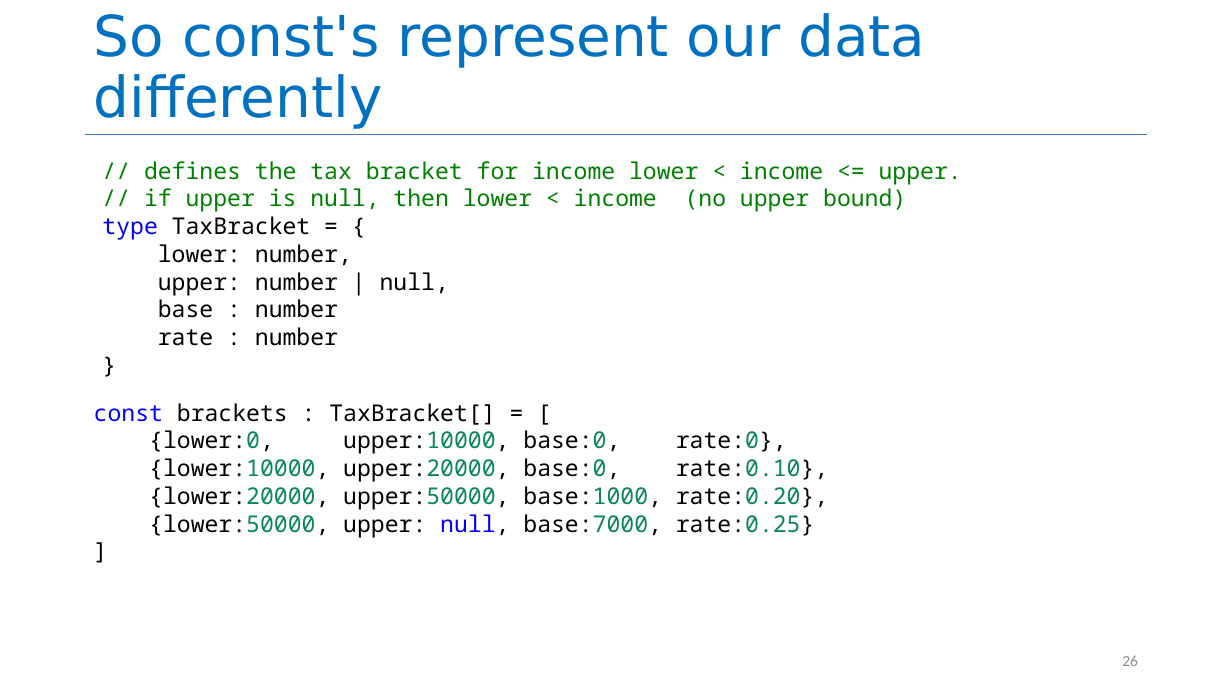
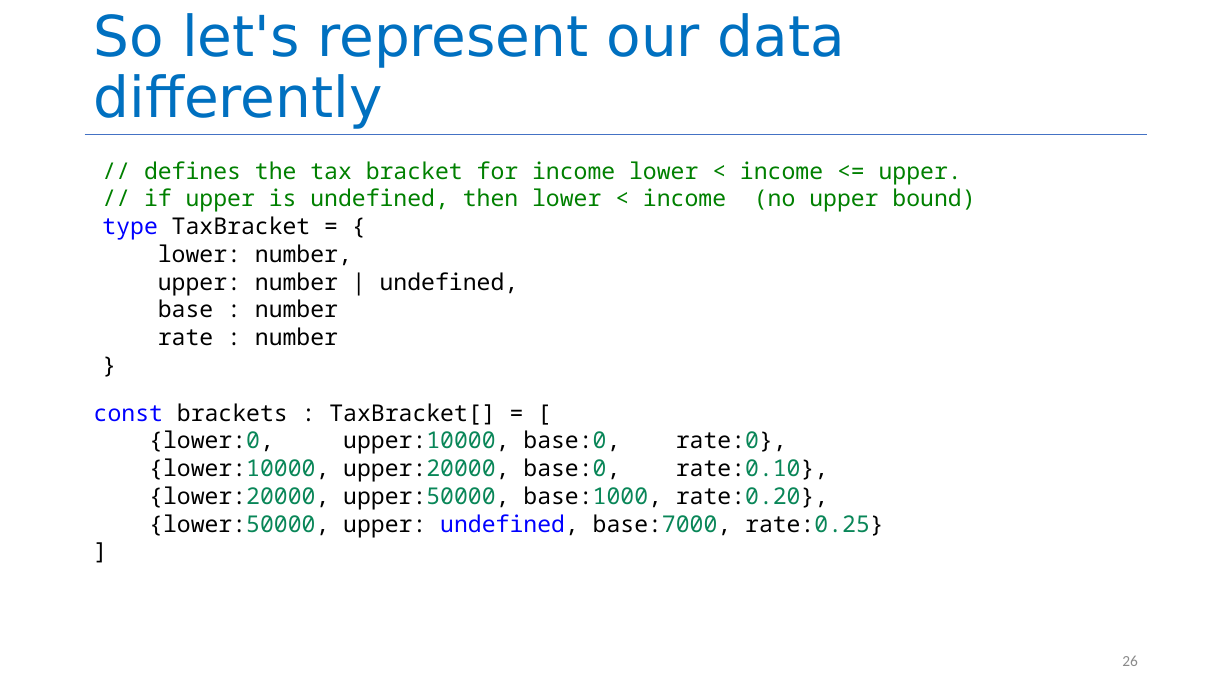
Before and after one commit to neu-se/CS4530-Spring-2023, a slide deck: slide 26 of Slides/Module 03 Code-Level Design Principles.pptx. Drawn at 1232x693 pixels with LibreOffice and Linux fonts; fonts in the diff are those of the drawing. Boxes give left, top, right and bottom in pixels: in the first picture for what was removed or moved away, otherwise in the second. Text is boxed around its words. In the diff, an @@ line names an element or a change of style, - is before the commit and + after.

Commit message:
fixed misc typos in M03 slides

```diff
--- a/Slides/Module 03 Code-Level Design Principles.pptx
+++ b/Slides/Module 03 Code-Level Design Principles.pptx
@@ title at (94, 13, 845, 129): text changed @@
-So const's represent our data differently
+So let's represent our data differently
@@ text at (144, 188, 975, 212): text changed @@
-// if upper is null, then lower < income (no upper bound)
+// if upper is undefined, then lower < income (no upper bound)
@@ text at (158, 272, 519, 295): text changed @@
-upper: number | null,
+upper: number | undefined,
@@ text at (149, 514, 884, 537): text changed @@
-{lower:50000, upper: null, base:7000, rate:0.25}
+{lower:50000, upper: undefined, base:7000, rate:0.25}
```
Also in this commit, not shown: 7 other slides changed, 1 other file.
